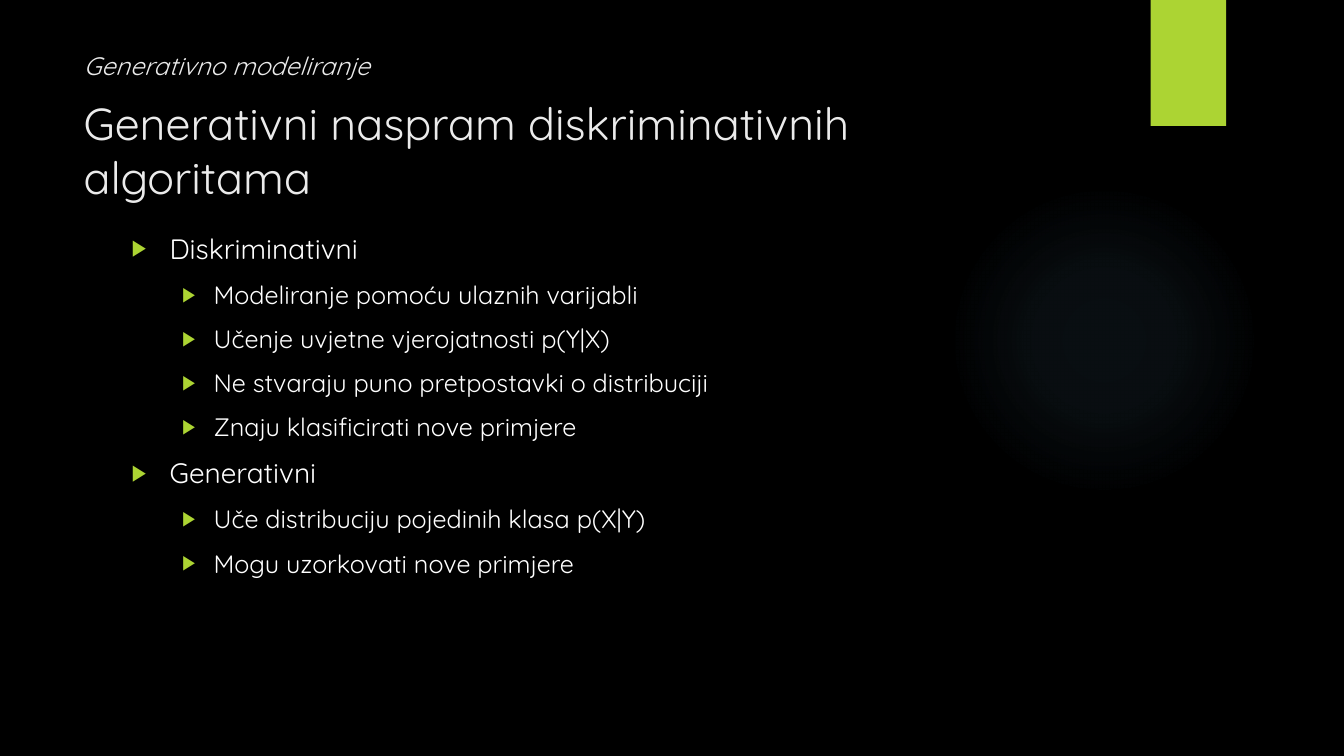
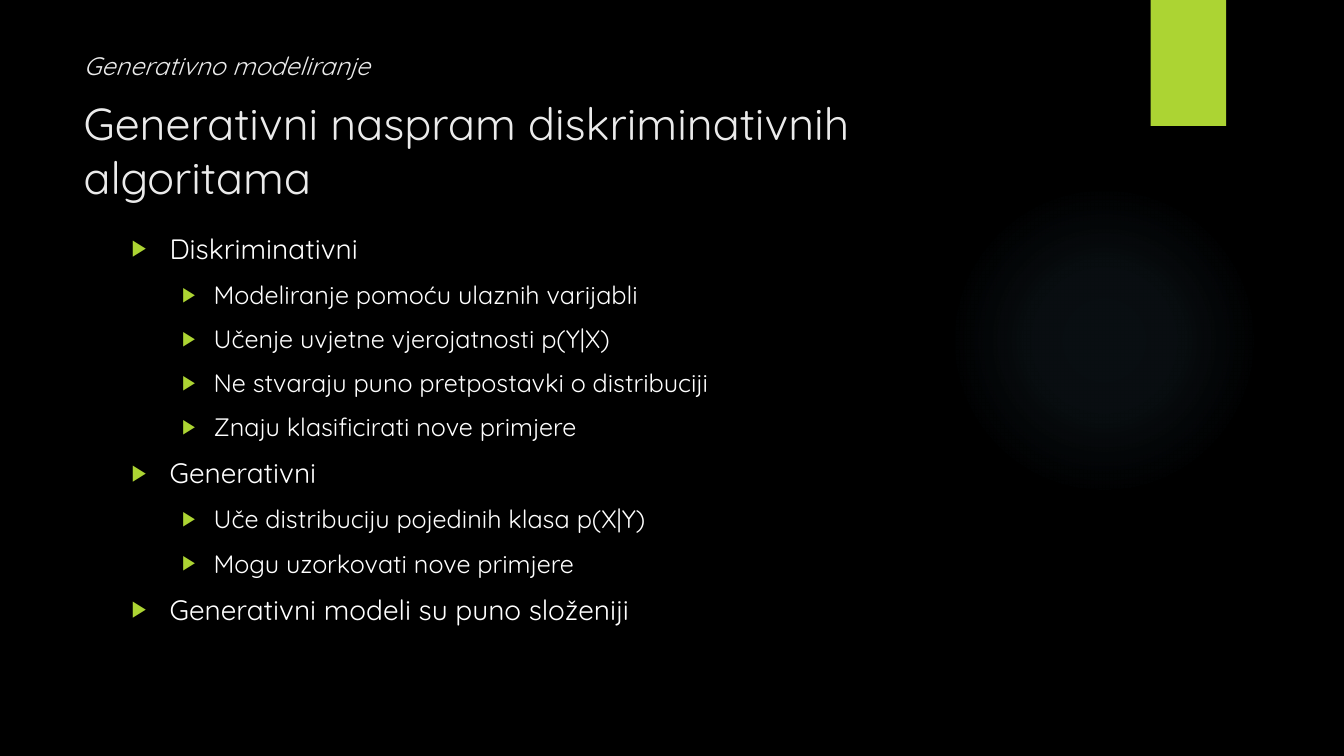
Before and after one commit to v-silverfin/fer-graduate-seminar, a slide deck: slide 3 of kvukic-seminar-presentation-2018.pptx (slide 4 before the commit). Drawn at 1344x756 pixels with LibreOffice and Linux fonts; fonts in the diff are those of the drawing; background and template pictures are left out. Boxes give left, top, right and bottom in pixels: in the first picture for what was removed or moved away, otherwise in the second. Text is boxed around its words. In the diff, an @@ line names an element or a change of style, - is before the commit and + after.

```diff
--- a/kvukic-seminar-presentation-2018.pptx
+++ b/kvukic-seminar-presentation-2018.pptx
@@ text at <box>170,599,629,626</box>: paragraph added @@
+▶ Generativni modeli su puno složeniji
```
Also in this commit, not shown: 4 other slides changed, 19 slides added, 4 slides removed, 2 other files.
